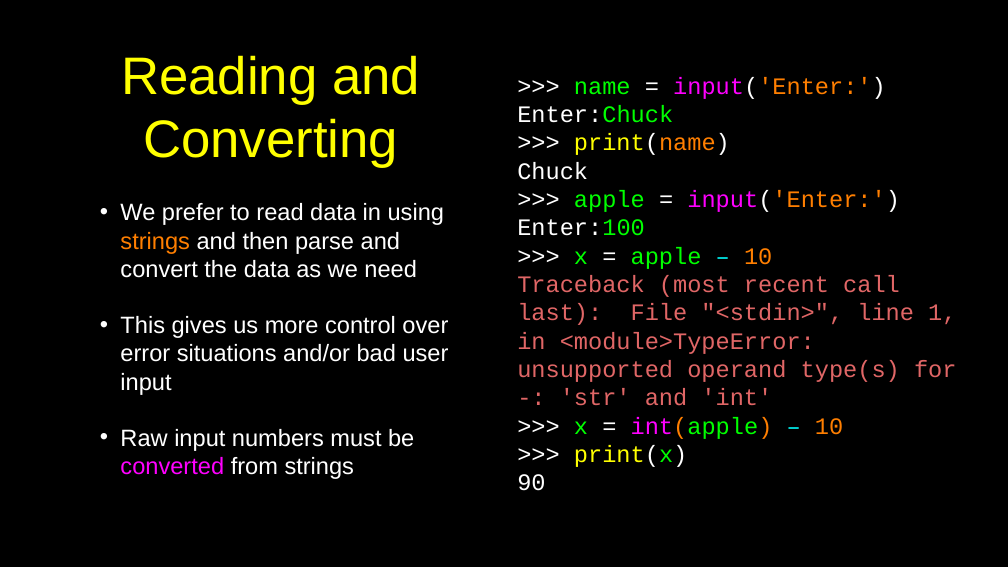
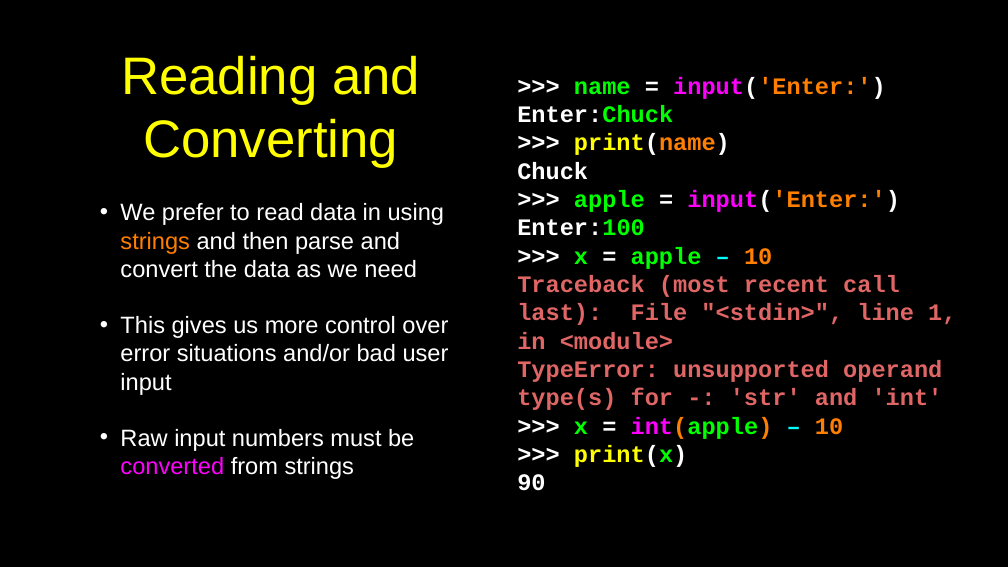
Before and after one commit to csev/py4e, a slide deck: slide 3 of lectures3/Pythonlearn-06-Strings.pptx. Drawn at 1008x567 pixels with LibreOffice and Linux fonts; fonts in the diff are those of the drawing. Boxes give left, top, right and bottom in pixels: in the first picture for what was removed or moved away, otherwise in the second. Text is boxed around its words. In the diff, an @@ line names an element or a change of style, - is before the commit and + after.

```diff
--- a/lectures3/Pythonlearn-06-Strings.pptx
+++ b/lectures3/Pythonlearn-06-Strings.pptx
@@ text at box(517, 77, 900, 491): bold on in ">>> name = input('Enter:')", "Enter:Chuck", ">>> print(name)", "Chuck" and 6 more places @@
@@ text at box(517, 275, 956, 410): text changed; bold on @@
-Traceback (most recent call last): File "<stdin>", line 1, in <module>TypeError: unsupported operand type(s) for -: 'str' and 'int'
+Traceback (most recent call last): File "<stdin>", line 1, in <module>
+TypeError: unsupported operand type(s) for -: 'str' and 'int'
```
Also in this commit, not shown: 26 other slides changed, 4 other files.
